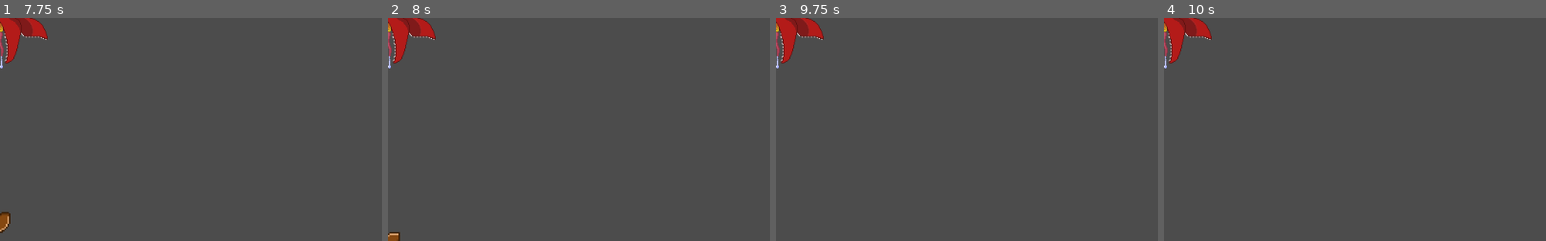
Above: before the commit, frames 1-4 (left to right).
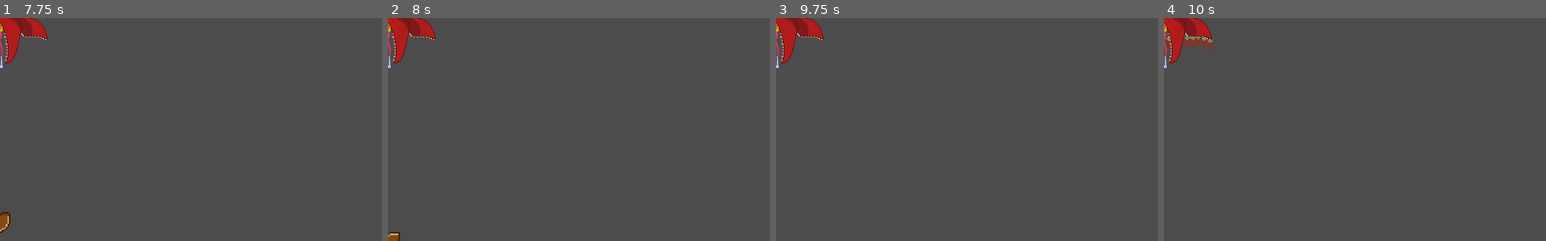
Above: after the commit, the same moments.

Repository: ValorZard/Climb-of-Destiny
Game: Godot game, scene res://Enemies/ScaryPlant/ScaryPlant.tscn
Two runs of this game, one before a commit and one after it. Both use one fixed random seed, a clock stepped at 60 frames per second and the inputs below. This scene is started directly instead of the project's main scene.
Inputs (mouse positions are % of the whole screen's width and height, from its top left):
- Up to frame 1 (7.75 s): tap Enter at 0.5, 2, 3.5 s; move the mouse to (72, 45) at 0.52 s; press the mouse at (72, 45) at 0.53 s; hold D (walk_right) 0.53-2.03 s; tap Space (jump) at 0.77, 1.25, 1.52, 2.75, 3.02, 3.77, 4.25, 4.52, 6.02, 6.77, 7.52 s; move the mouse to (30, 55) at 1.27 s; release the mouse at (30, 55) at 1.28 s; click (30, 55) at 1.35 s; move the mouse to (60, 28) at 2.02 s; press the mouse at (60, 28) at 2.03 s; hold A (walk_left) 2.03-2.78 s; move the mouse to (45, 70) at 2.77 s; release the mouse at (45, 70) at 2.78 s; hold D (walk_right) 2.78-4.28 s; click (45, 70) at 2.85 s; move the mouse to (80, 65) at 3.52 s; press the mouse at (80, 65) at 3.53 s; move the mouse to (20, 35) at 4.27 s; release the mouse at (20, 35) at 4.28 s; hold A (walk_left) 4.28-5.03 s; click (20, 35) at 4.35 s; move the mouse to (55, 50) at 5.02 s; press the mouse at (55, 50) at 5.03 s; hold D (walk_right) 5.03-5.78 s; move the mouse to (35, 25) at 5.77 s; release the mouse at (35, 25) at 5.78 s; hold A (walk_left) 5.78-7.28 s; click (35, 25) at 5.85 s; move the mouse to (72, 45) at 6.52 s; press the mouse at (72, 45) at 6.53 s; move the mouse to (30, 55) at 7.27 s; release the mouse at (30, 55) at 7.28 s; hold D (walk_right) from 7.28 s (still down); click (30, 55) at 7.35 s
- Up to frame 2 (8 s): keep holding D (walk_right)
- Up to frame 3 (9.75 s): move the mouse to (60, 28) at 8.02 s; press the mouse at (60, 28) at 8.03 s; move the mouse to (45, 70) at 8.77 s; release the mouse at (45, 70) at 8.78 s; click (45, 70) at 8.85 s; tap Space (jump) at 9.02 s; move the mouse to (80, 65) at 9.52 s; release D (walk_right) at 9.53 s; press the mouse at (80, 65) at 9.53 s; hold A (walk_left) from 9.53 s (still down)
- Up to frame 4 (10 s): keep holding A (walk_left); tap Space (jump) at 9.77 s
The pictures show only the part of the screen within x 0-50%, y 0-50%; the shares and areas given below are measured in that part.

Frames 1-3 are identical in both runs. In frame 4, 0.2% of the frame differs, in the area x 0-13%, y 8-15%.

Commit message:
fixed spines spawning for ScaryPlant

Diff:
--- a/Enemies/ScaryPlant/ScaryPlant.gd
+++ b/Enemies/ScaryPlant/ScaryPlant.gd
@@ -56,6 +56,6 @@
 	for wing in wings:
 		for spawner in wing.get_children():
 			var spine_instance = spine_projectile.instance();
-			spine_instance.transform.origin = spawner.transform.origin;
+			spine_instance.global_position = spawner.global_position;
 			spine_instance.rotation_degrees = rotation_degrees;
 			get_tree().root.add_child(spine_instance);
--- a/Enemies/ScaryPlant/ScaryPlant.tscn
+++ b/Enemies/ScaryPlant/ScaryPlant.tscn
@@ -86,6 +86,7 @@
 autostart = true
 
 [node name="SpineWaveTimer" type="Timer" parent="."]
+wait_time = 10.0
 autostart = true
 
 [node name="CollisionShape2D" type="CollisionShape2D" parent="."]
--- a/Enemies/ScaryPlant/Seed.gd
+++ b/Enemies/ScaryPlant/Seed.gd
@@ -3,7 +3,7 @@
 export var move_speed : float = 100;
 
 func _process(delta):
-	translate(Vector2(0, move_speed * delta));
+	position += -Vector2.UP.rotated(rotation) * move_speed * delta;
 
 func _on_Seed_body_entered(body):
 	if body is Player:
--- a/Enemies/ScaryPlant/Spine.tscn
+++ b/Enemies/ScaryPlant/Spine.tscn
@@ -6,16 +6,17 @@
 [sub_resource type="CircleShape2D" id=1]
 radius = 2.47237
 
-[node name="Seed" type="Area2D"]
+[node name="Spine" type="Area2D"]
 scale = Vector2( 2, 2 )
 script = ExtResource( 2 )
-move_speed = 1.0
+move_speed = 300.0
 
 [node name="CollisionShape2D" type="CollisionShape2D" parent="."]
 shape = SubResource( 1 )
 
 [node name="Icon" type="Sprite" parent="."]
-position = Vector2( 0.423786, -0.185406 )
+position = Vector2( -0.510603, -1.42013 )
+rotation = 3.14159
 texture = ExtResource( 1 )
 
 [node name="DeathTimer" type="Timer" parent="."]
